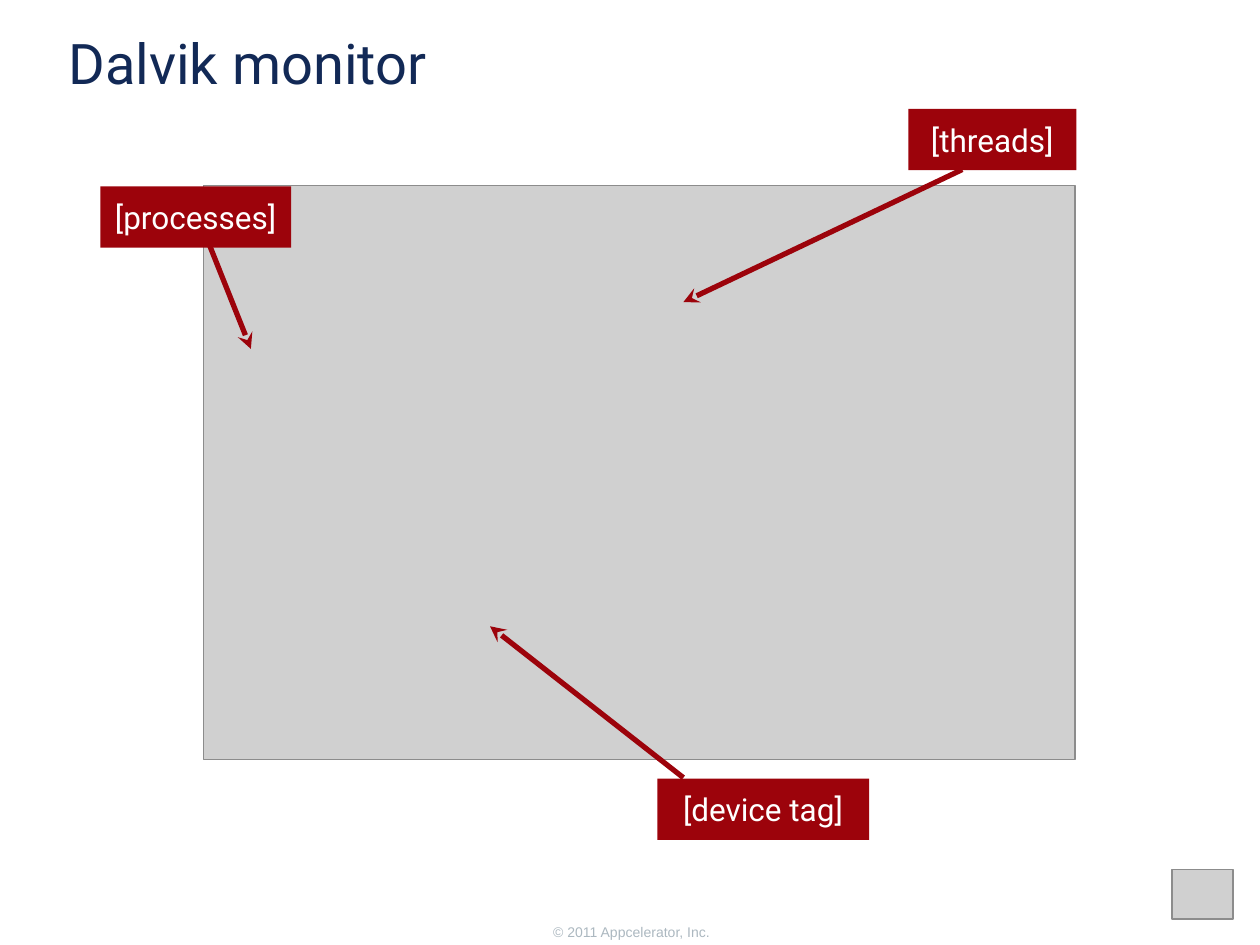
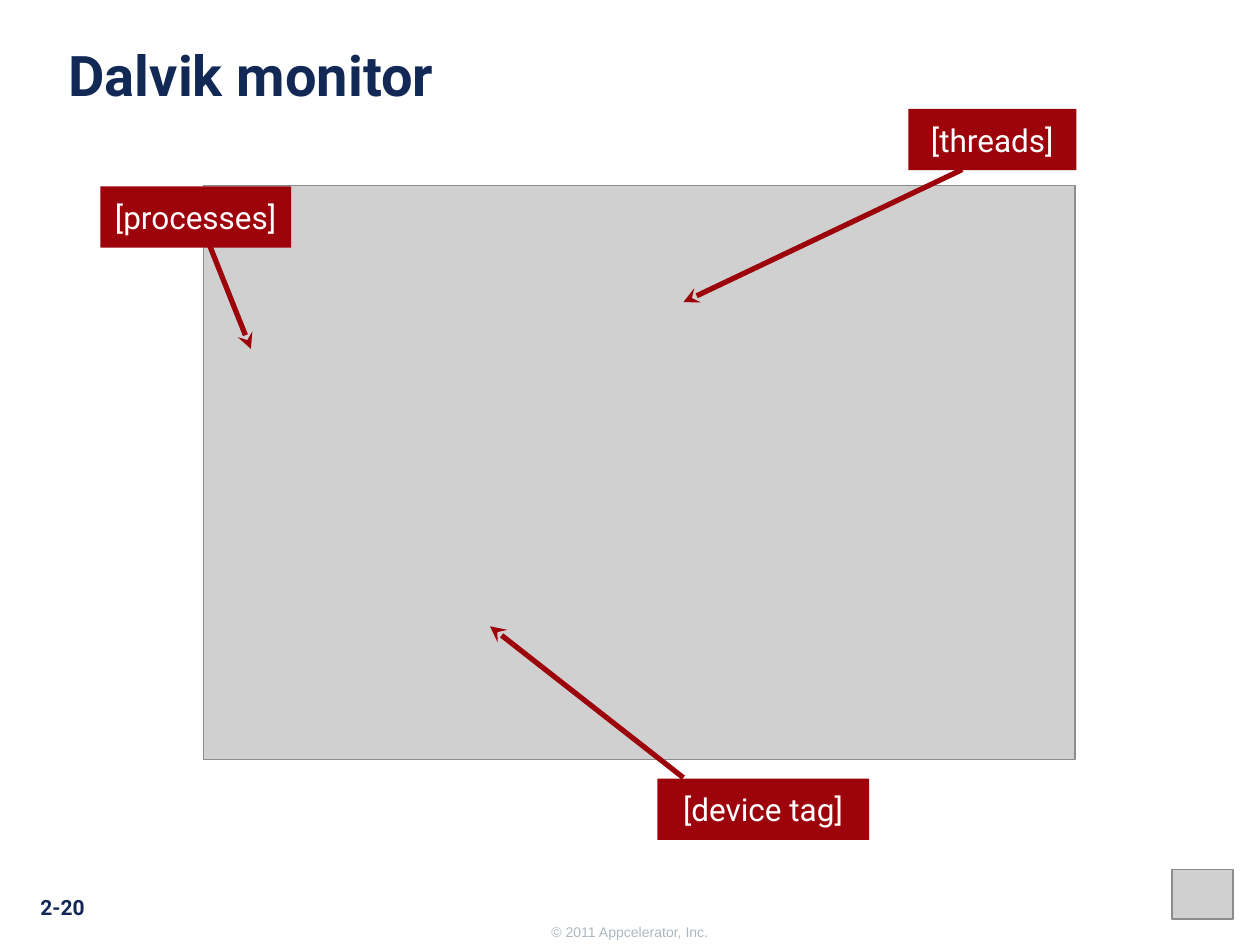
Before and after one commit to appcelerator-training-archive/tcad_certification, a slide deck: slide 20 of 210/210.ppt. Drawn at 1260x945 pixels with LibreOffice and Linux fonts; fonts in the diff are those of the drawing; grey boxes stand for pictures; background and template pictures are left out. Boxes give left, top, right and bottom in pixels: in the first picture for what was removed or moved away, otherwise in the second. Text is boxed around its words. In the diff, an @@ line names an element or a change of style, - is before the commit and + after.

```diff
--- a/210/210.ppt
+++ b/210/210.ppt
@@ text "Dalvik monitor": place and size @@
-text "Dalvik monitor" at [68, 42, 426, 85]
+text "Dalvik monitor" at [68, 54, 434, 97]
@@ text "Dalvik monitor" at [68, 54, 434, 97]: bold on @@
@@ page number added at [40, 900, 84, 916], 12 pt, text #122956, bold @@
+2-20
@@ text added at [566, 927, 709, 940], 8 pt, text #ACB8C0 @@
+© 2011 Appcelerator, Inc.
@@ text removed at [567, 927, 710, 940] @@
-© 2011 Appcelerator, Inc.
```
Also in this commit, not shown: 27 other slides changed, 1 slide added, 5 slides removed, 54 other files.
